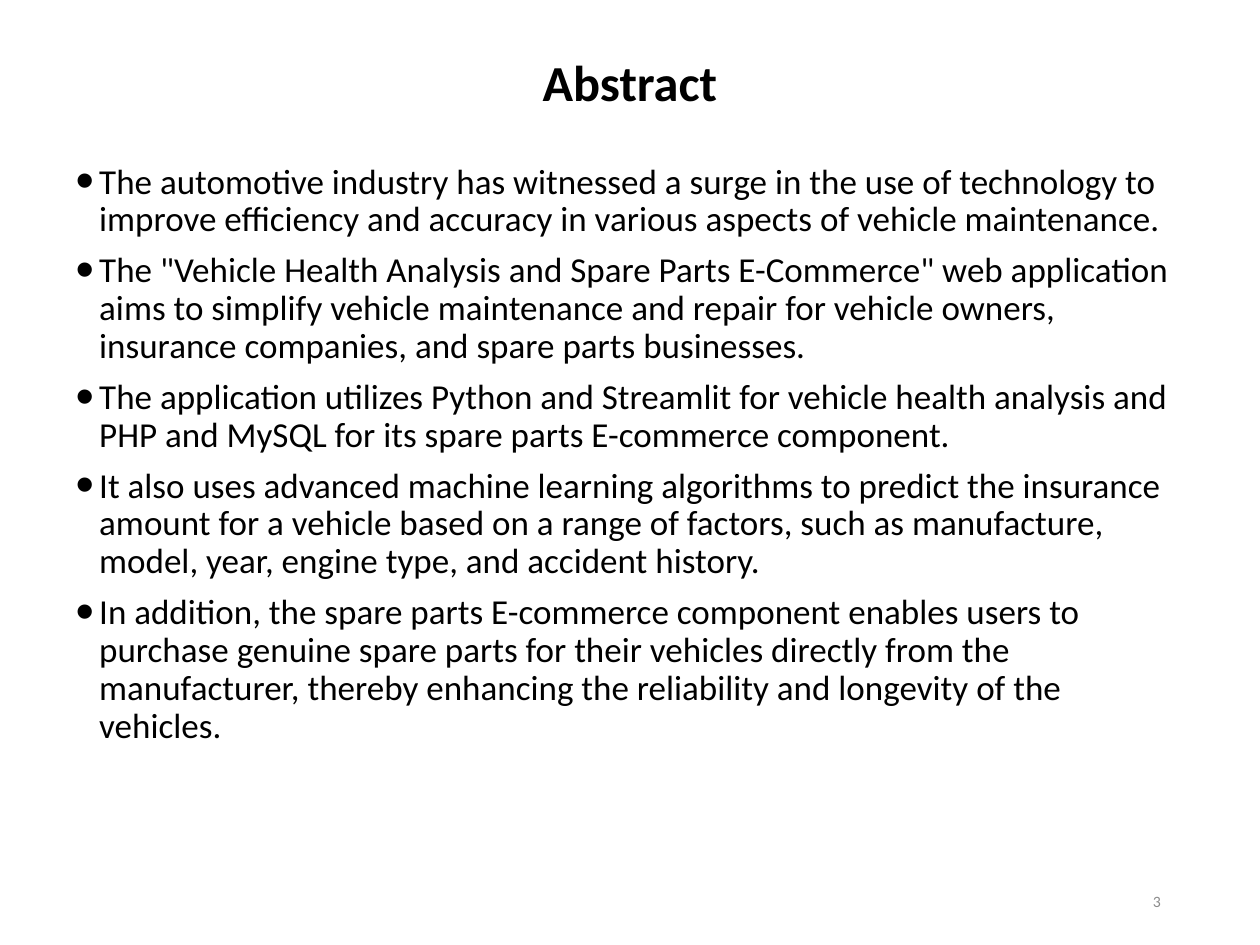
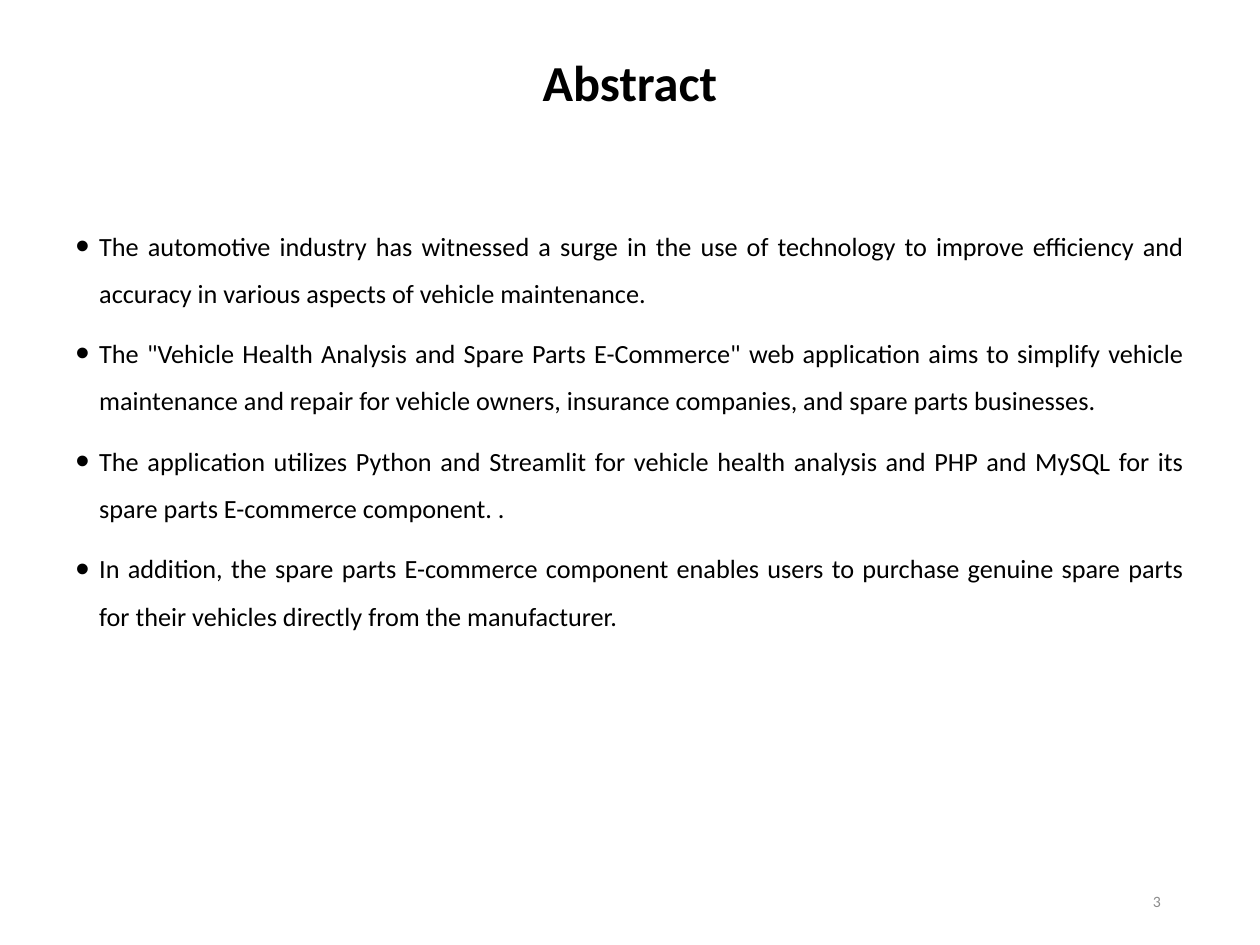
Before and after one commit to yuvrajsinghchauhan/Vehicle-Health-Analysis-and-Spare-Parts-E-Commerce, a slide deck: slide 3 of Review 2 ppt for Vehicle Health Analysis and Spare Parts E-Commerce.pptx. Drawn at 1260x945 pixels with LibreOffice and Linux fonts; fonts in the diff are those of the drawing. Boxes give left, top, right and bottom in pixels: in the first picture for what was removed or moved away, otherwise in the second. Text is boxed around its words. In the diff, an @@ line names an element or a change of style, - is before the commit and + after.

```diff
--- a/Review 2 ppt for Vehicle Health Analysis and Spare Parts E-Commerce.pptx
+++ b/Review 2 ppt for Vehicle Health Analysis and Spare Parts E-Commerce.pptx
@@ text "The automotive industry has witnessed ...": place and size @@
-text "The automotive industry has witnessed ..." at [99, 169, 1168, 739]
+text "The automotive industry has witnessed ..." at [99, 237, 1183, 631]
@@ text at [99, 237, 1183, 415]: size 20 to 15 pt in "The automotive industry has witnessed a surge ...", "The "Vehicle Health Analysis and Spare Parts ..."; alignment left to justified; line spacing 0.9 to 1.5 @@
@@ text at [99, 452, 1183, 631]: text changed; size 20 to 15 pt @@
-• The application utilizes Python and Streamlit for vehicle health analysis and PHP and MySQL for its spare parts E-commerce component.
-• It also uses advanced machine learning algorithms to predict the insurance amount for a vehicle based on a range of factors, such as manufacture, model, year, engine type, and accident history.
-• In addition, the spare parts E-commerce component enables users to purchase genuine spare parts for their vehicles directly from the manufacturer, thereby enhancing the reliability and longevity of the vehicles.
+• The application utilizes Python and Streamlit for vehicle health analysis and PHP and MySQL for its spare parts E-commerce component. .
+• In addition, the spare parts E-commerce component enables users to purchase genuine spare parts for their vehicles directly from the manufacturer.
```
Also in this commit, not shown: 8 other slides changed, 2 other files.
